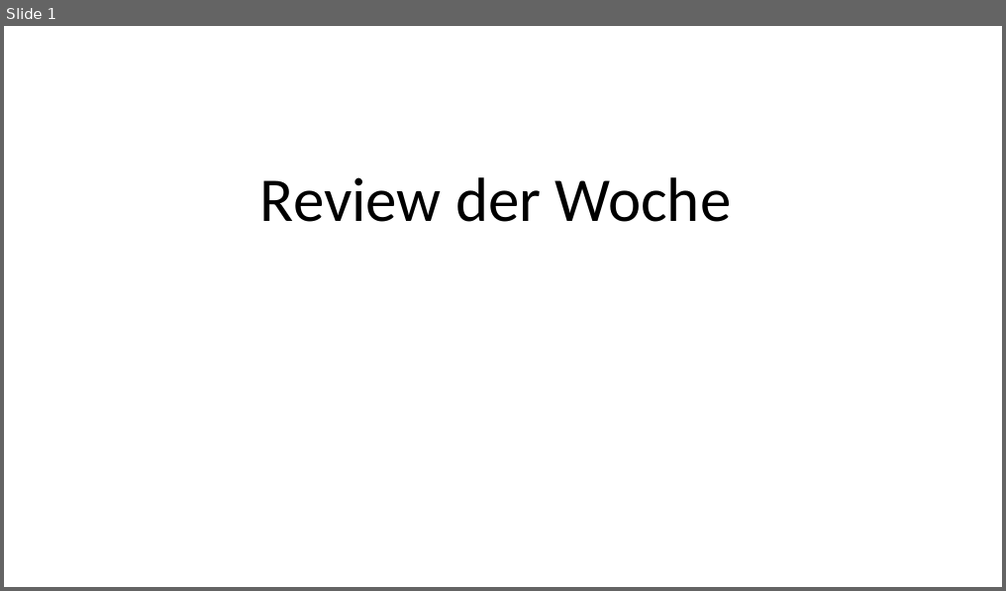
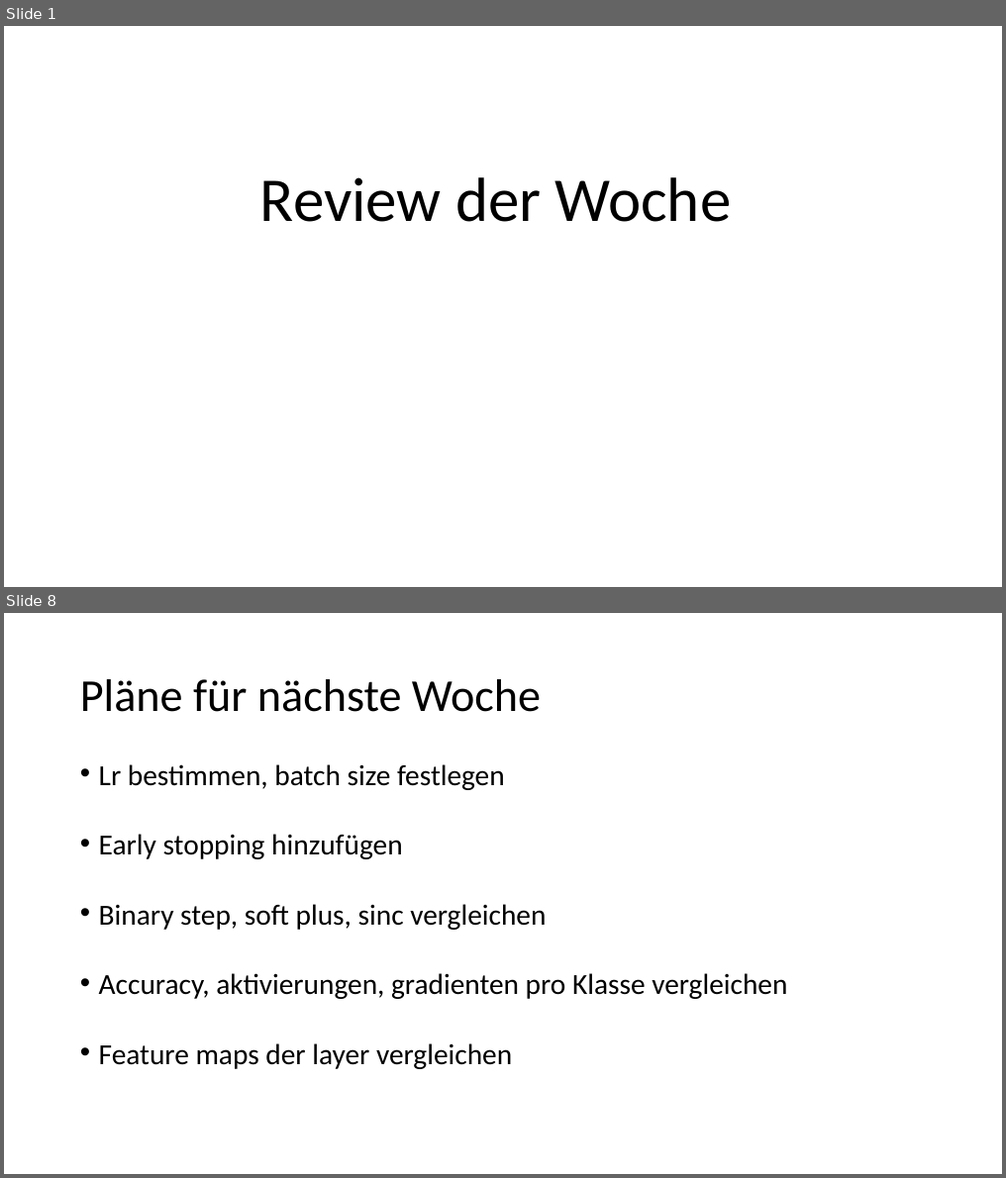
Before and after one commit to resist95/activation-ba, a slide deck: Review der Woche.odp. Shown one above the other, each under a label of ours: slide 1 before the commit, slides 1 and 8 after it; the slides between them are not shown. The pictures are 1006x591 and 1006x1178 pixels, drawn with LibreOffice and Linux fonts; fonts in the diff are those of the drawing. Boxes give left, top, right and bottom in pixels: in the first picture for what was removed or moved away, otherwise in the second. Text is boxed around its words. In the diff, an @@ line names an element or a change of style, - is before the commit and + after.

```diff
--- a/Review der Woche.odp
+++ b/Review der Woche.odp
@@ slide 8 added at (4, 613, 1002, 1174), background #FFFFFF @@
@@ title added at (80, 679, 541, 712), 44 pt, text #000000 @@
+Pläne für nächste Woche
@@ text added at (99, 764, 787, 1069), 28 pt, text #000000 @@
+• Lr bestimmen, batch size festlegen
+• Early stopping hinzufügen
+• Binary step, soft plus, sinc vergleichen
+• Accuracy, aktivierungen, gradienten pro Klasse vergleichen
+• Feature maps der layer vergleichen
```
Also in this commit, not shown: 2 slides changed, 4 other slides added, 2 slides removed.
